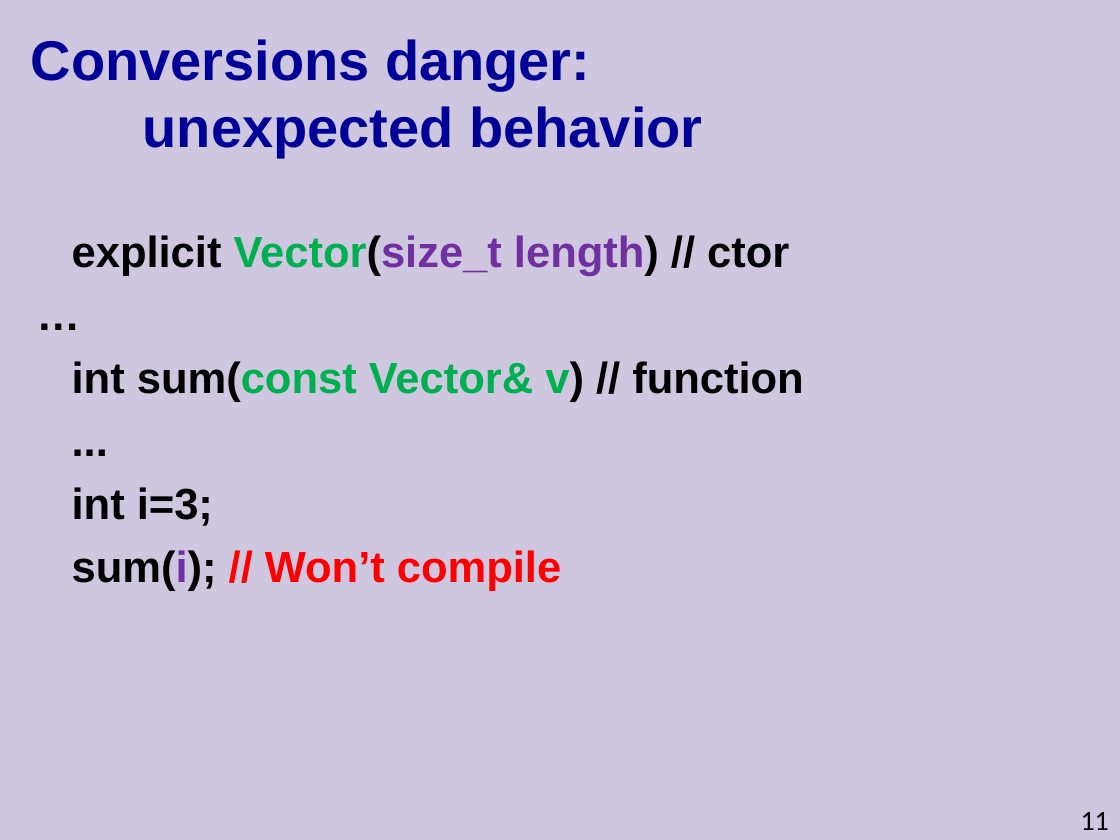
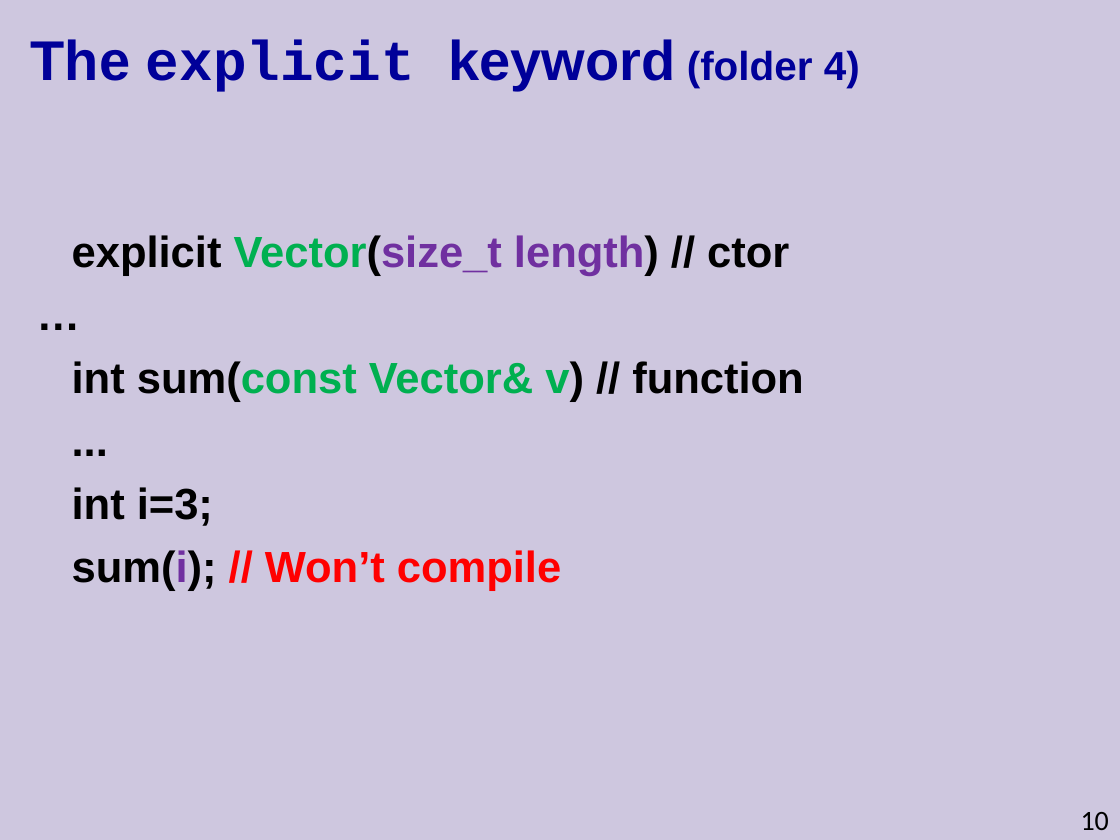
Before and after one commit to cpp-at-ariel/cpp-5779, a slide deck: slide 10 of 05-copy-convert/slides.odp (slide 11 before the commit). Drawn at 1120x840 pixels with LibreOffice and Linux fonts; fonts in the diff are those of the drawing. Boxes give left, top, right and bottom in pixels: in the first picture for what was removed or moved away, otherwise in the second. Text is boxed around its words. In the diff, an @@ line names an element or a change of style, - is before the commit and + after.

```diff
--- a/05-copy-convert/slides.odp
+++ b/05-copy-convert/slides.odp
@@ title removed at <box>31,39,702,157</box> @@
-Conversions danger:
-unexpected behavior
@@ title added at <box>31,39,860,92</box>, 36 pt, text #000099, bold @@
+The explicit keyword (folder 4)
@@ page number at <box>1081,812,1109,830</box>: text changed @@
-11
+10
```
Also in this commit, not shown: 7 other slides changed, 3 slides removed, 13 other files.
